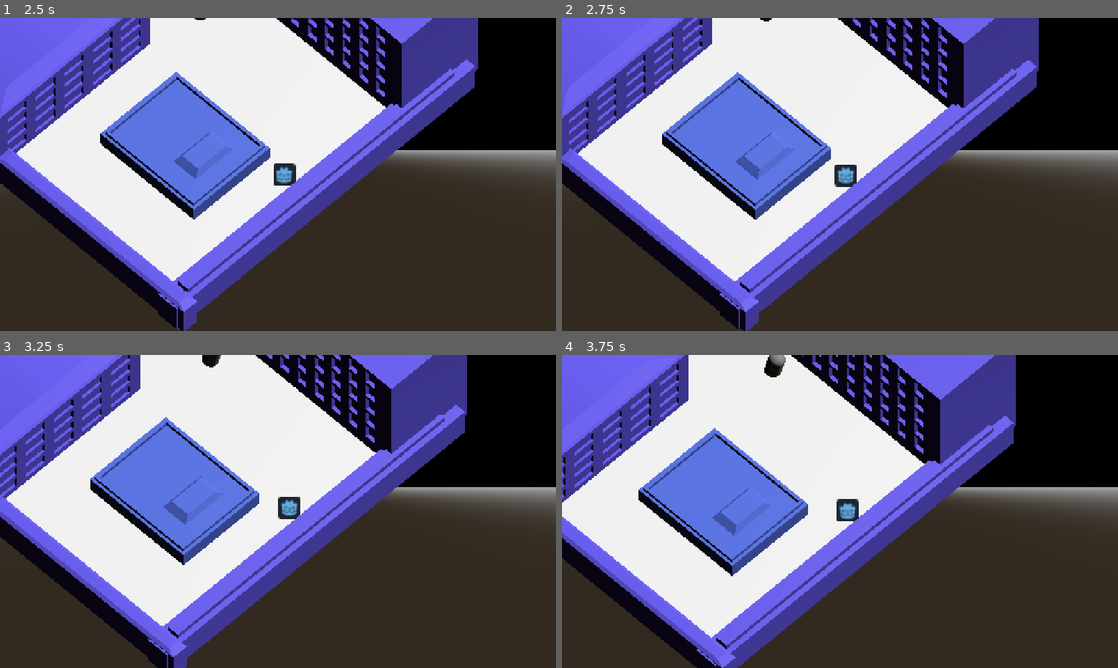
Above: before the commit, frames 1-4 (two rows, left to right).
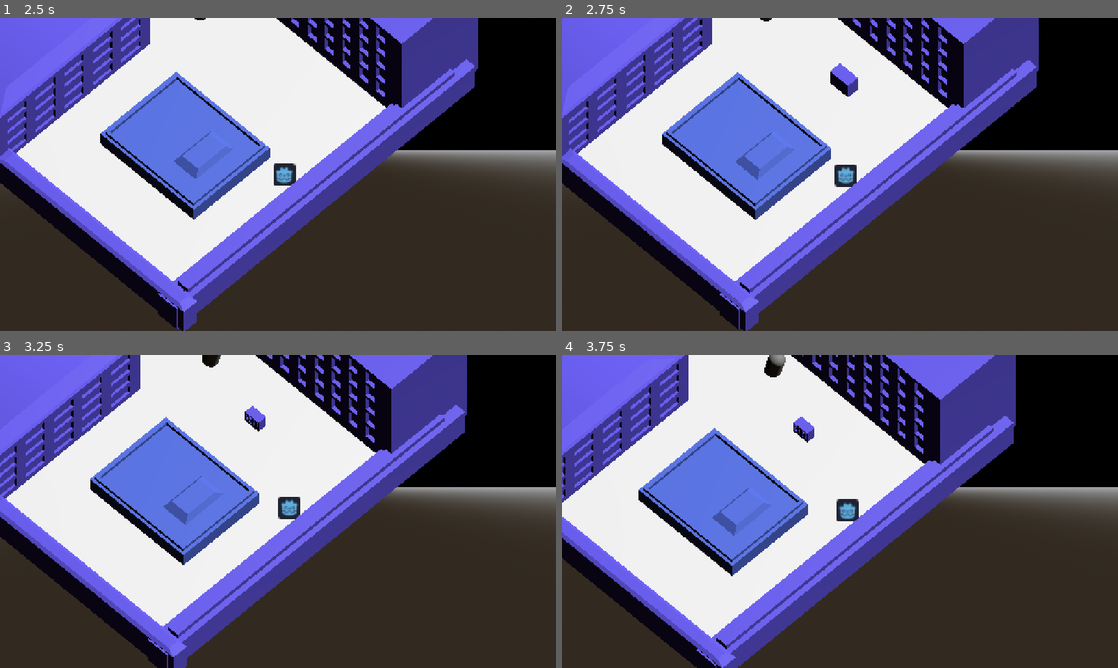
Above: after the commit, the same moments.

Repository: WeronikaKowalkowska/dnsgamejam
Game: Godot game, scene res://scenes/menu.tscn
Same seed, same stepped clock (60 frames per second), same inputs: the game is played once before the commit and once after it.
Inputs (mouse positions are in pixels of both pictures, inside the frame that each line leads up to):
- Up to frame 1 (2.5 s): click "Play" at 0.5 s; tap Enter (ui_accept) at 1.25, 1.52 s; move the mouse to (400, 158) at 1.27 s; hold D (move_right) 1.28-2 s; tap E at 1.35 s; click (400, 158) at 1.42 s; drag from (166, 190) to (250, 237) at 2.02 s
- Up to frame 2 (2.75 s): no input
- Up to frame 3 (3.25 s): move the mouse to (333, 442) at 2.77 s; hold D (move_right) from 2.78 s (still down); tap E at 2.85 s
- Up to frame 4 (3.75 s): release D (move_right) at 3.5 s; drag from (812, 574) to (673, 464) at 3.52 s

Frame 1 is identical in both runs. In frame 2, 0.4% of the frame differs, in the area x 48-54%, y 14-26%; in frame 3, 0.2%; in frame 4, 0.2%.

Commit message:
merge MergeBranch

Diff:
--- a/scenes/main.tscn
+++ b/scenes/main.tscn
@@ -15,6 +15,7 @@
 [ext_resource type="PackedScene" uid="uid://dqcqgrh0mrmt0" path="res://assets/models/scianka2.glb" id="6_tefeu"]
 [ext_resource type="PackedScene" uid="uid://b114m4thkvqsq" path="res://assets/models/scianka3.glb" id="7_o6xl0"]
 [ext_resource type="PackedScene" uid="uid://d0fpwl7scsycy" path="res://assets/models/wysepka.glb" id="8_tipki"]
+[ext_resource type="Script" uid="uid://boeb33g3uq6r1" path="res://scripts/miska.gd" id="16_jbj1t"]
 
 [sub_resource type="ProceduralSkyMaterial" id="ProceduralSkyMaterial_sgp6g"]
 sky_horizon_color = Color(0.66224277, 0.6717428, 0.6867428, 1)
@@ -198,3 +199,13 @@
 [node name="Path3D" type="Path3D" parent="." unique_id=69274219]
 transform = Transform3D(1, 0, 0, 0, 1, 0, 0, 0, 1, -7.2093697, 0, -6.1942897)
 curve = SubResource("Curve3D_85g3d")
+
+[node name="Miska" type="StaticBody3D" parent="." unique_id=1351539859]
+transform = Transform3D(1, 0, 0, 0, 1, 0, 0, 0, 1, 0, 0, -3.313736)
+script = ExtResource("16_jbj1t")
+
+[node name="budynek1" parent="Miska" unique_id=1366675912 instance=ExtResource("3_tefeu")]
+transform = Transform3D(0.05, 0, 0, 0, 0.1, 0, 0, 0, 0.1, 4.090993, 1.4623013, 0.93348503)
+
+[node name="CollisionShape3D" type="CollisionShape3D" parent="Miska" unique_id=1322606242]
+transform = Transform3D(1, 0, 0, 0, 1, 0, 0, 0, -1.4288445, 2.5463562, 0, 0.6231899)
--- a/scripts/KotDuchScript.gd
+++ b/scripts/KotDuchScript.gd
@@ -6,12 +6,15 @@
 @onready var navigation_agent: NavigationAgent3D = $NavigationAgent3D
 @onready var collision_shape: CollisionShape3D = $CollisionShape3D
 
+# Odwołanie do węzła wizualnego duszka
+@onready var sprite_wizualny: Sprite3D = $Sprite3D
+
 var default_collision_layer: int
 var default_collision_mask: int
 
 # Zmienne do obsługi licznika oddalenia od kota
 var timer_oddalenia: float = 0.0
-const MAX_ODDALENIE_CZAS: float = 2.0  # Czas w sekundach przed zniknięciem
+const MAX_ODDALENIE_CZAS: float = 4.0  # Zmienione na 4 sekundy przed zniknięciem
 const MAKSYMALNY_DYSTANS: float = 10.0 # Maksymalna dopuszczalna odległość
 
 
@@ -22,6 +25,7 @@
 	default_collision_layer = collision_layer
 	default_collision_mask = collision_mask
 
+	ustaw_alfa_duszka(1.0)
 
 func _unhandled_input(event):
 	# Obsługa naciśnięcia klawisza "E" – ukrywanie duszka
@@ -63,11 +67,14 @@
 	collision_layer = 0
 	collision_mask = 0
 	timer_oddalenia = 0.0 # Resetujemy licznik po ukryciu
+	ustaw_alfa_duszka(1.0)
 
 func pokaz_duszka(nowa_pozycja: Vector3):
 	global_position = nowa_pozycja
 	velocity = Vector3.ZERO
 	navigation_agent.target_position = nowa_pozycja
+
+	ustaw_alfa_duszka(1.0)
 
 	visible = true
 	if collision_shape:
@@ -121,13 +128,28 @@
 	if dystans_od_kota > MAKSYMALNY_DYSTANS:
 		# Jeśli dystans jest większy niż 10, zwiększamy licznik czasu
 		timer_oddalenia += delta
+
+		# Obliczamy postęp zanikania od 0.0 (start) do 1.0 (zniknięcie po 4s)
+		var progres_zanikania = clamp(timer_oddalenia / MAX_ODDALENIE_CZAS, 0.0, 1.0)
+
+		# Efekt pulsowania podczas zanikania
+		var predkosc_pulsowania = 15.0
+		var intensywnosc_pulsowania = (sin(Time.get_ticks_msec() * 0.001 * predkosc_pulsowania) + 1.0) / 2.0
+
+		var bazowe_alfa = 1.0 - progres_zanikania
+		var finalne_alfa = bazowe_alfa * (0.5 + intensywnosc_pulsowania * 0.5)
+
+		ustaw_alfa_duszka(finalne_alfa)
+
 		if timer_oddalenia >= MAX_ODDALENIE_CZAS:
 			ukryj_duszka()
-			print("Duch zniknął z powodu zbyt dużej odległości od kota (> 10 przez 2s).")
+			print("Duch zniknął z powodu zbyt dużej odległości od kota (> 10 przez 4s).")
 			return
 	else:
-		# Jeśli dystans jest bezpieczny ($\le$ 10), resetujemy licznik
-		timer_oddalenia = 0.0
+		# Jeśli dystans jest bezpieczny ($\le$ 10), resetujemy licznik i przezroczystość
+		if timer_oddalenia > 0.0:
+			timer_oddalenia = 0.0
+			ustaw_alfa_duszka(1.0)
 
 	# Grawitacja
 	var target_velocity = velocity
@@ -155,6 +177,11 @@
 	velocity = target_velocity
 	move_and_slide()
 
+func ustaw_alfa_duszka(wartość_alfa: float):
+	if not sprite_wizualny:
+		return
+	sprite_wizualny.modulate.a = wartość_alfa
+
 # Odwołania do węzłów:
 @onready var kot_character: CharacterBody3D = $"../KotCharacterBody3D"
 @onready var kot_duch_agent: NavigationAgent3D = $NavigationAgent3D
--- /dev/null
+++ b/scripts/miska.gd
@@ -0,0 +1,21 @@
+extends Node3D # (lub MeshInstance3D / StaticBody3D, w zależności od typu Twojego węzła)
+
+func _ready() -> void:
+	# 1. Na start ustawiamy skalę miski na 0 (jest niewidoczna)
+	scale = Vector3.ZERO
+
+	# 2. Tworzymy Tween do animacji
+	var tween = create_tween()
+
+	# 3. Czekamy dokładnie 2 sekundy przed rozpoczęciem jakiejkolwiek akcji
+	tween.tween_interval(2.0)
+
+	# 4. Po 2 sekundach miska powiększa się płynnie do nieco większego rozmiaru (1.2)
+	tween.tween_property(self, "scale", Vector3.ONE * 1.2, 0.3)\
+		.set_trans(Tween.TRANS_BACK)\
+		.set_ease(Tween.EASE_OUT)
+
+	# 5. Następnie miska wraca do swojego standardowego rozmiaru (Vector3.ONE czyli 1.0)
+	tween.tween_property(self, "scale", Vector3.ONE, 0.15)\
+		.set_trans(Tween.TRANS_SINE)\
+		.set_ease(Tween.EASE_IN_OUT)
Not shown, added: scripts/miska.gd.uid
